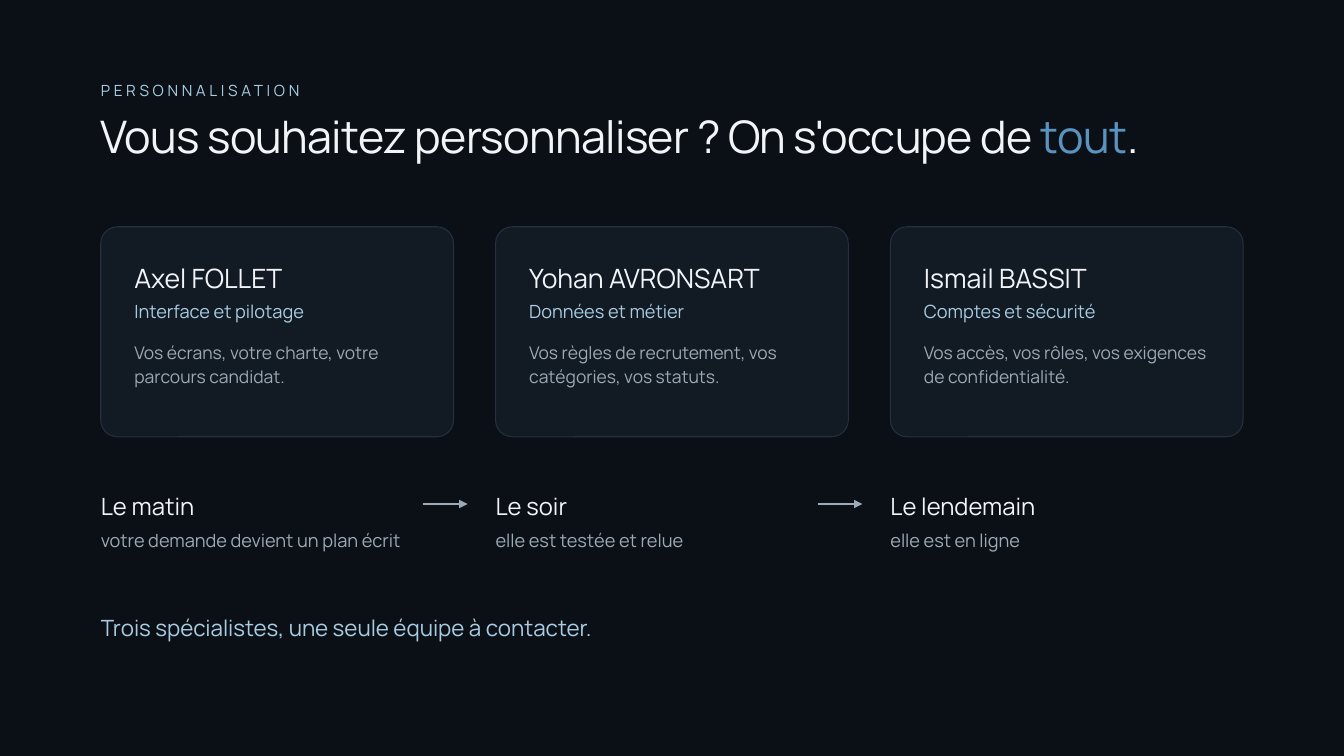
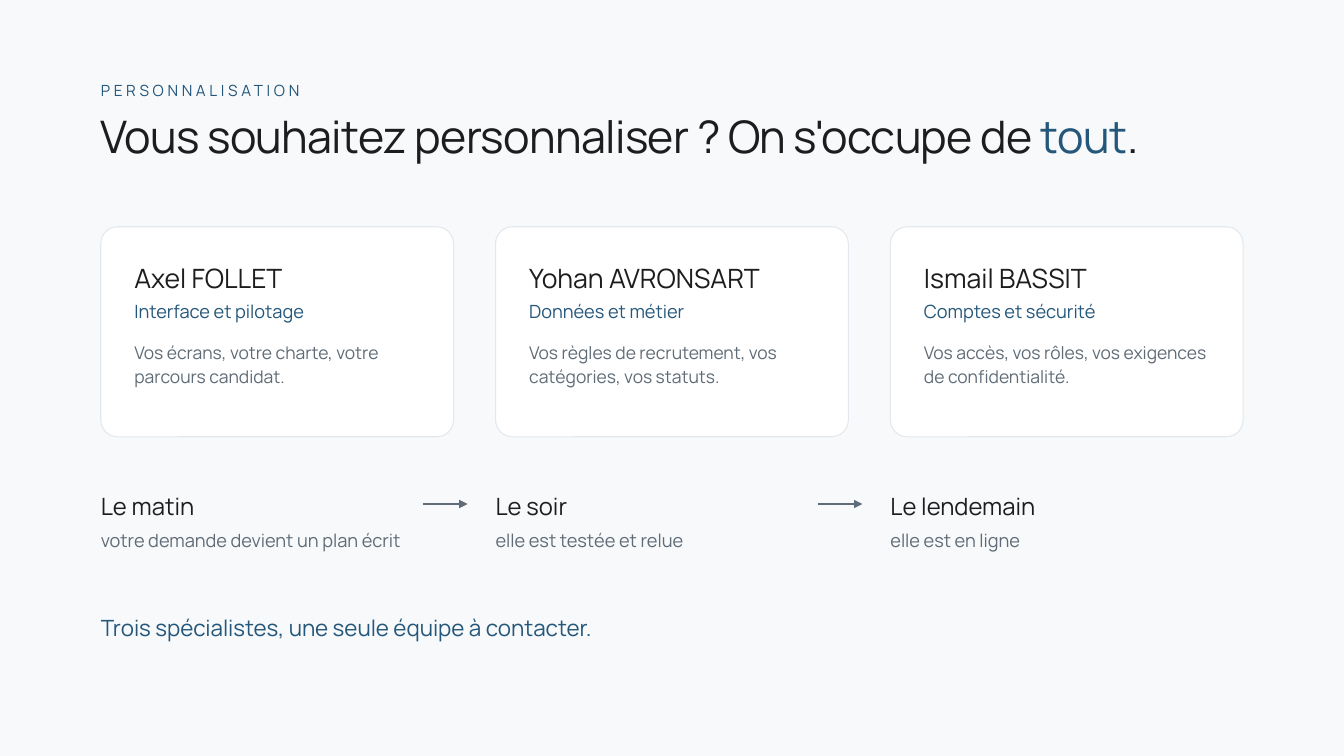
Before and after one commit to Yohan-AVRONSART/Projets, a slide deck: slide 9 of docs/YIA_Jobs_soutenance.pptx. Drawn at 1344x756 pixels with LibreOffice and Linux fonts; fonts in the diff are those of the drawing. Boxes give left, top, right and bottom in pixels: in the first picture for what was removed or moved away, otherwise in the second. Text is boxed around its words. In the diff, an @@ line names an element or a change of style, - is before the commit and + after.

```diff
--- a/docs/YIA_Jobs_soutenance.pptx
+++ b/docs/YIA_Jobs_soutenance.pptx
@@ background #0B1016 to #F7F9FB @@
@@ text "Vous souhaitez personnaliser ? On ..." at [101, 120, 1138, 164]: text colour #F2F5F8 to #1D1D1F; text colour gradient #5A93BF to #A9CCE3 to #24577A in "tout." @@
@@ fill #121A23 to #FFFFFF; outline #243040 0.75 pt to #E2E8ED 0.75 pt in 3 elements at [101, 227, 454, 437], [496, 227, 849, 437], [890, 227, 1243, 437] @@
@@ arrow (422, 504) - (468, 504): stroke #9CA9B6 1.25 pt to #5F6B76 1.25 pt @@
@@ arrow (818, 504) - (863, 504): stroke #9CA9B6 1.25 pt to #5F6B76 1.25 pt @@
@@ text colour #F2F5F8 to #1D1D1F in 6 elements at [134, 268, 283, 289], [529, 268, 760, 289], [924, 268, 1087, 289], [101, 497, 195, 516], [496, 497, 567, 516], [890, 497, 1035, 516] @@
@@ text colour #9CA9B6 to #5F6B76 in 6 elements at [134, 345, 378, 387], [529, 345, 777, 388], [924, 345, 1207, 383], [101, 533, 401, 552], [496, 533, 684, 547], [890, 533, 1020, 552] @@
@@ text colour #A9CCE3 to #24577A in 5 elements at [101, 79, 1243, 119], [134, 304, 304, 323], [529, 303, 685, 319], [924, 303, 1096, 323], [101, 618, 592, 642] @@
```
Also in this commit, not shown: 10 other slides changed, 1 other file.
